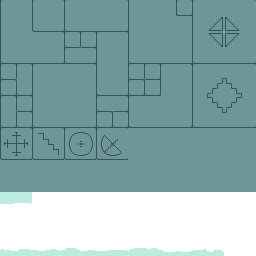
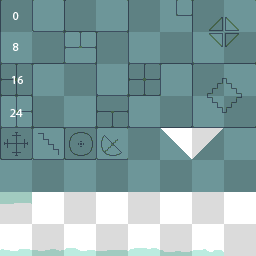
Layer changes from the first 256 × 256 image to the second:
showed group "grid" (1st of 2) (2 layers) over [0, 0, 256, 256]
added layer "Layer 4" above "Layer 0" over [192, 128, 224, 160]
painted on "Layer 0" over [161, 128, 224, 160]
